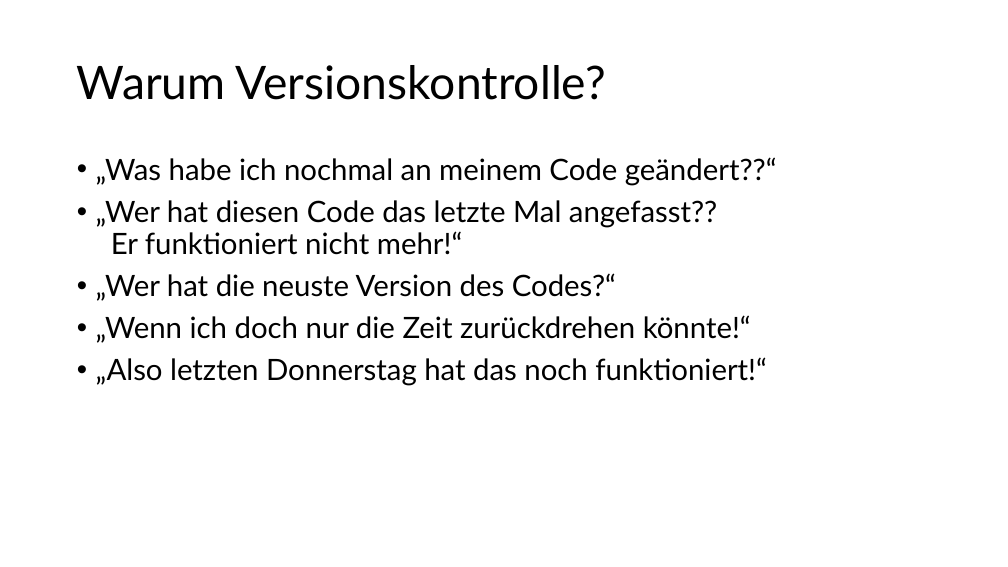
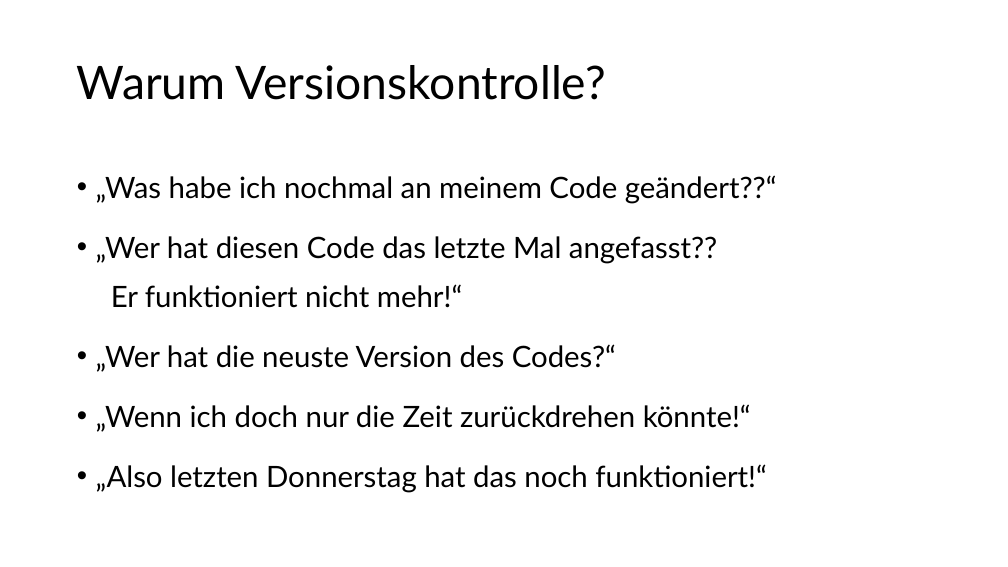
Before and after one commit to Mac-Lego-RMS/HoT_Meetup_2024, a slide deck: slide 21 of HoT-Meetup_2024_Pybricks.pptx. Drawn at 1008x567 pixels with LibreOffice and Linux fonts; fonts in the diff are those of the drawing. Boxes give left, top, right and bottom in pixels: in the first picture for what was removed or moved away, otherwise in the second. Text is boxed around its words. In the diff, an @@ line names an element or a change of style, - is before the commit and + after.

```diff
--- a/HoT-Meetup_2024_Pybricks.pptx
+++ b/HoT-Meetup_2024_Pybricks.pptx
@@ text "„Was habe ich nochmal an ..." at (x1=96, y1=175, x2=777, y2=492): line spacing 0.9 to 1.4 @@
```
Also in this commit, not shown: 5 other slides changed.
